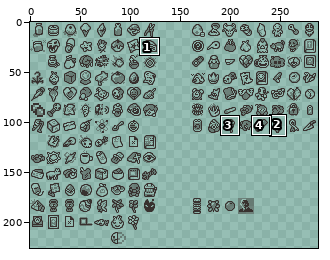
Sprite sheet: content/gfx/death_items.png. The first picture is a wide view before the edit; the outline marks the close-up.
Close-up. Earlier state:
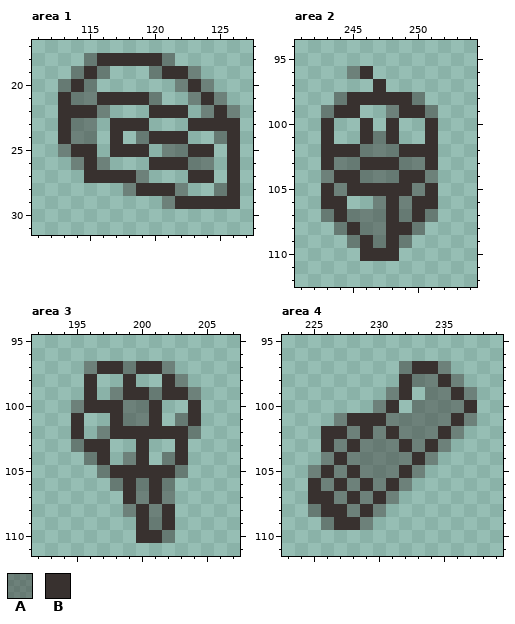
The file is 288x256 pixels. Colours within 5 levels of each other are drawn and written as one. Shown: area 1: x 111..127, y 17..31; area 2: x 241..254, y 94..112; area 3: x 192..207, y 95..111; area 4: x 223..239, y 95..111. The wide view leaves out empty margins. The commit also changed other parts of the picture, which this record leaves out.
Palette (. is transparent): A #362f2d6d  B #38312f
Pixels before, area 1, first column x 113:
18 ..ABBBBBA.....
19 .ABA...ABBA...
20 ABA......ABA..
21 BAABBBBA..ABA.
22 BBBA...BBB.ABA
23 BAA.BBB...BBBB
24 BAA.B.ABBB..AB
25 ABB.BBB.AABB.B
26 .ABA...BBBAA.B
27 ..BBBBA...BB.B
28 .....ABBBA..AB
29 ........ABBBBB
Pixels before, area 2, first column x 243:
 96 ..AB.....
 97 ....B....
 98 .ABBBBBA.
 99 ABB..ABBA
100 B..B.B..B
101 B..BAB..B
102 BBBAAABBB
103 BAABBBAAB
104 ABBAAABBA
105 BABBBBBAB
106 BB..ABABB
107 ABAAABABA
108 .ABAABBA.
109 ..ABABA..
110 ...BBB...
Pixels before, area 3, first column x 195:
 97 .ABBABBA..
 98 .B..B..BA.
 99 .B.ABBABBA
100 ABBBAAB..B
101 B..BAAB.AB
102 B.ABBBBBBA
103 ABB..B..B.
104 .AB.AB.AB.
105 ..ABBBBBA.
106 ...ABABA..
107 ....BABA..
108 ....ABAB..
109 .....BAB..
110 .....BBA..
Pixels before, area 4, first column x 225:
 97 .......ABBA..
 98 .......BAABA.
 99 ......AB.AABA
100 .....AB.AAAAB
101 ..ABBBAAAAABA
102 .BBABABAAABA.
103 .BABAAABABA..
104 .ABAAAAABA...
105 ABABAAABA....
106 BABABABA.....
107 BBABABA......
108 ABBABA.......
109 .ABBA........
New version:
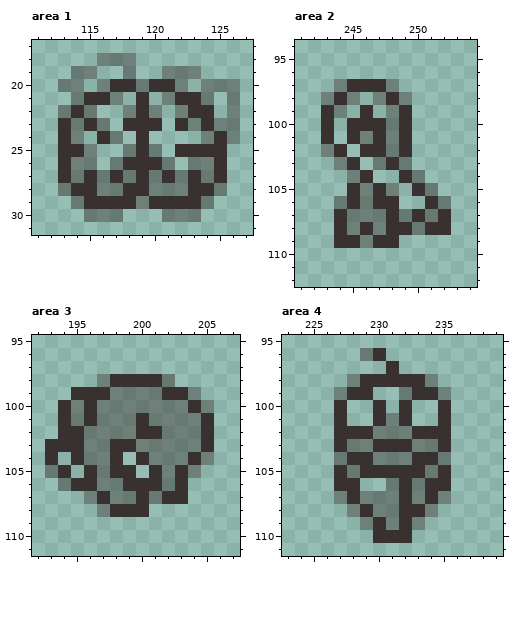
What changed:
Changed rows in their new state; - is an unchanged pixel.
Area 1:
first column x 113:
18 --.AAA...-----
19 --A.-A-.AA----
20 -A.ABBABB-.-AA
21 .-B-A.-.ABBA.A
22 A-A.-ABA.ABB.-
23 --BA.--B-BA-AA
24 --.BA-B...-ABA
25 B-A-.A-A.B--B.
26 B-A.ABB-A.--B.
27 BA-A-ABABA-AB.
28 ABBAAB-AA-BB-.
29 -ABBBBABB--A..
30 --AAA---AAA---
Area 2:
first column x 243:
 96 --..------
 97 -ABB-A----
 98 ABA.A-A.--
 99 BA.B---..-
100 --B-BAB-.-
101 --BABAB-.-
102 A-.BB--..-
103 .-B.A--..-
104 ..AB..-A.-
105 ..-A-A.BA-
106 .ABAB-..-A
107 .--------B
108 -BAB----BB
109 -BBAB-.---
110 ---...----
Area 3:
first column x 193:
 97 ---.......---
 98 ---.AB-BBA.--
 99 --B-B-AA-----
100 -B--AA--AAA-A
101 -BABAA-BAA-AB
102 -B-A-AA--AA-B
103 BBBAABBAAAAAB
104 B-B-AB.-A-ABA
105 AB-B---.-ABA-
106 -ABBA--B--B--
107 ---ABAABABB--
108 ----ABB-..---
109 -------...---
110 -------...---
Area 4:
first column x 225:
 96 ----AB-------
 97 ------B....--
 98 ---ABBB-B-..-
 99 --ABB-.ABB-..
100 --B--B.B..B..
101 --B..--B..B..
102 -.-B--A-BB-.-
103 -.BA-BB--AB--
104 -.ABB----BA--
105 ..BABBB-BAB--
106 ..-B..ABABB--
107 ..---A-BABA--
108 ...---ABBA---
109 -...-BABA----
110 -----BBB-----
